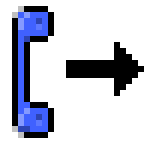
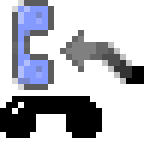
Revision of a layered (144, 144) image; what changed, layer by layer:
added layer "Answered Elsewhere" above "Incoming Missed" over [0, 0, 144, 138]
hid "Outbound answered" over [12, 6, 144, 138]
hid "bg" over [0, 0, 144, 138]
